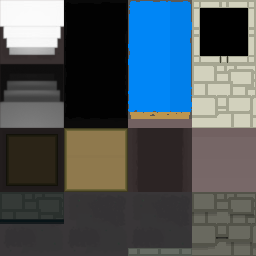
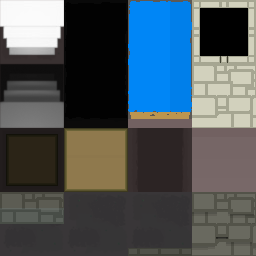
Layered file, before and after one edit (w=256, h=256). Changes by layer:
added layer "outline" (5%) in group "waters copy" over 0, 208, 64, 210
painted on "water" over 0, 192, 192, 256
added layer "dark-75" (75%) in group "waters copy" over 0, 192, 64, 224
added layer "dark-125" (65%) in group "waters copy" over 128, 248, 192, 256
renamed "dark-2" to "dark-100", painted on it over 0, 192, 192, 256
painted on "ledges" over 0, 219, 64, 224
